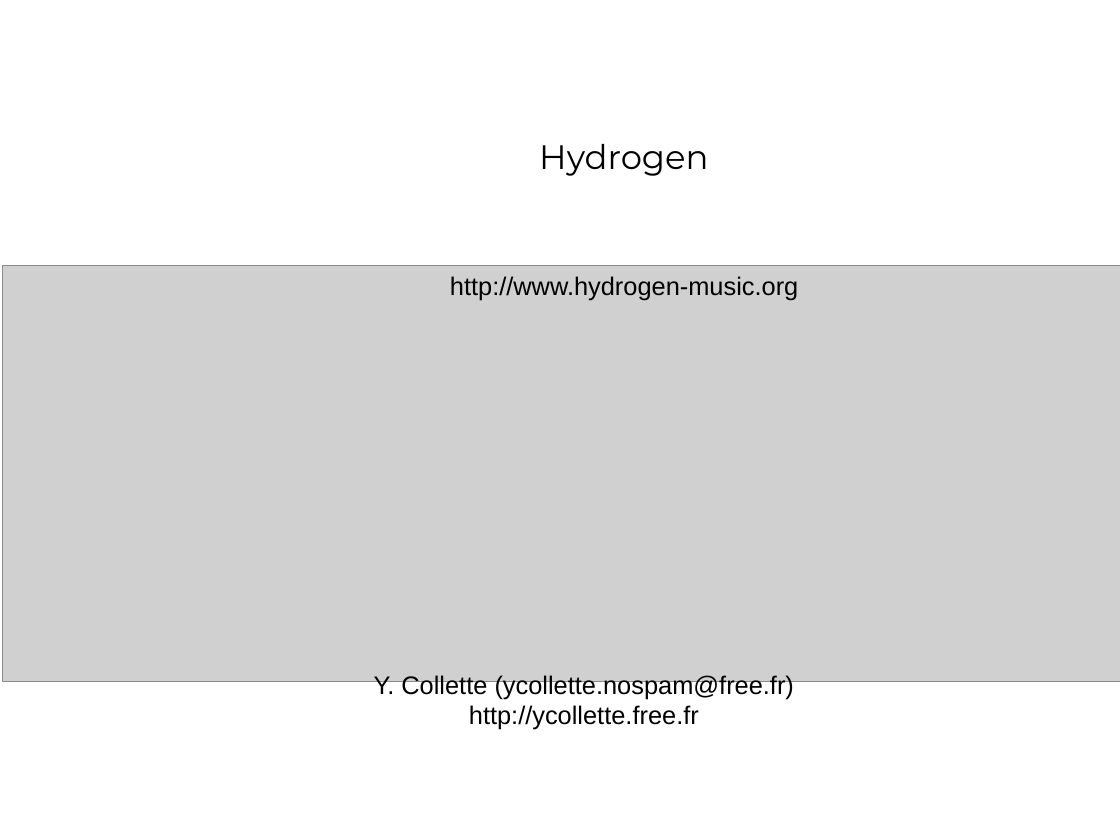
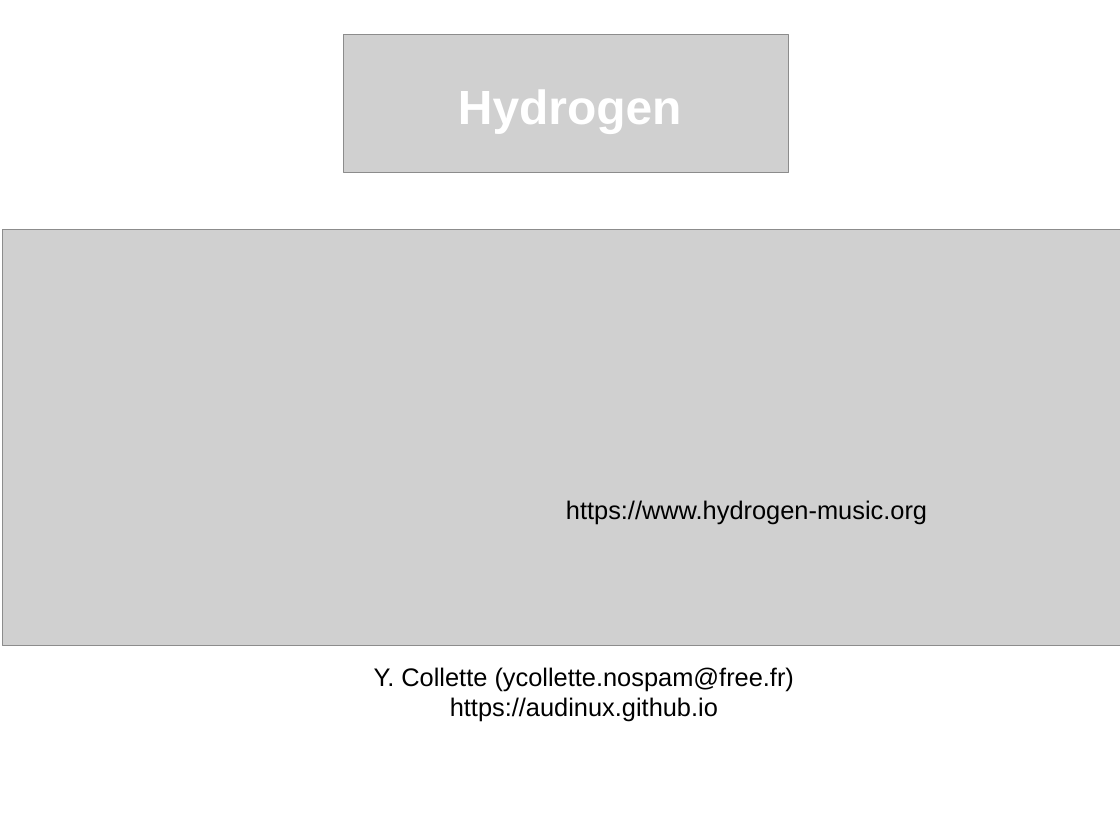
Before and after one commit to audinux/audinux.github.io, a slide deck: slide 1 of workshop/audio/Hydrogen.odp. Drawn at 1120x840 pixels with LibreOffice and Linux fonts; fonts in the diff are those of the drawing; grey boxes stand for pictures; background and template pictures are left out. Boxes give left, top, right and bottom in pixels: in the first picture for what was removed or moved away, otherwise in the second. Text is boxed around its words. In the diff, an @@ line names an element or a change of style, - is before the commit and + after.

```diff
--- a/workshop/audio/Hydrogen.odp
+++ b/workshop/audio/Hydrogen.odp
@@ picture added at [345, 35, 790, 173] @@
@@ text "Hydrogen": place and size @@
-text "Hydrogen" at [539, 144, 708, 176]
+text "Hydrogen" at [458, 90, 681, 134]
@@ text "Hydrogen" at [458, 90, 681, 134]: size 24 to 34 pt, font Montserrat to Arial, text colour gradient #000000 to #FFFFFF to #FFFFFF, letter outline #000000 0.74 pt to none, bold on; vertical alignment middle to top @@
@@ picture: place and size @@
-picture at [2, 265, 1120, 682]
+picture at [2, 230, 1120, 646]
@@ text at [566, 500, 927, 525]: text changed @@
-http://www.hydrogen-music.org
+https://www.hydrogen-music.org
@@ text at [450, 697, 718, 722]: text changed @@
-http://ycollette.free.fr
+https://audinux.github.io
```
Also in this commit, not shown: 25 other files.
